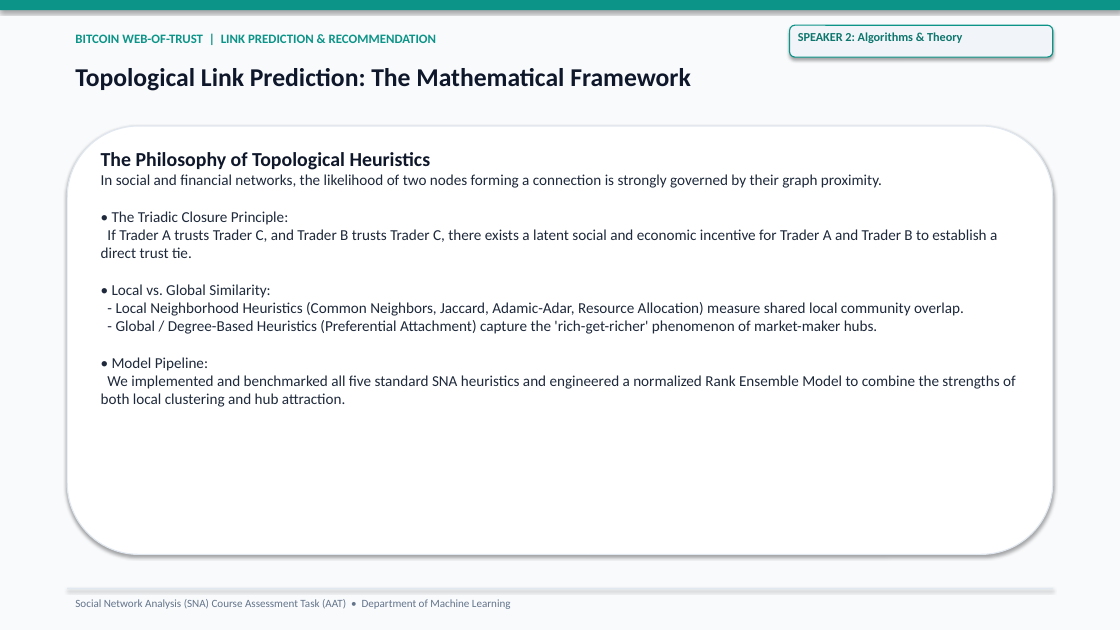
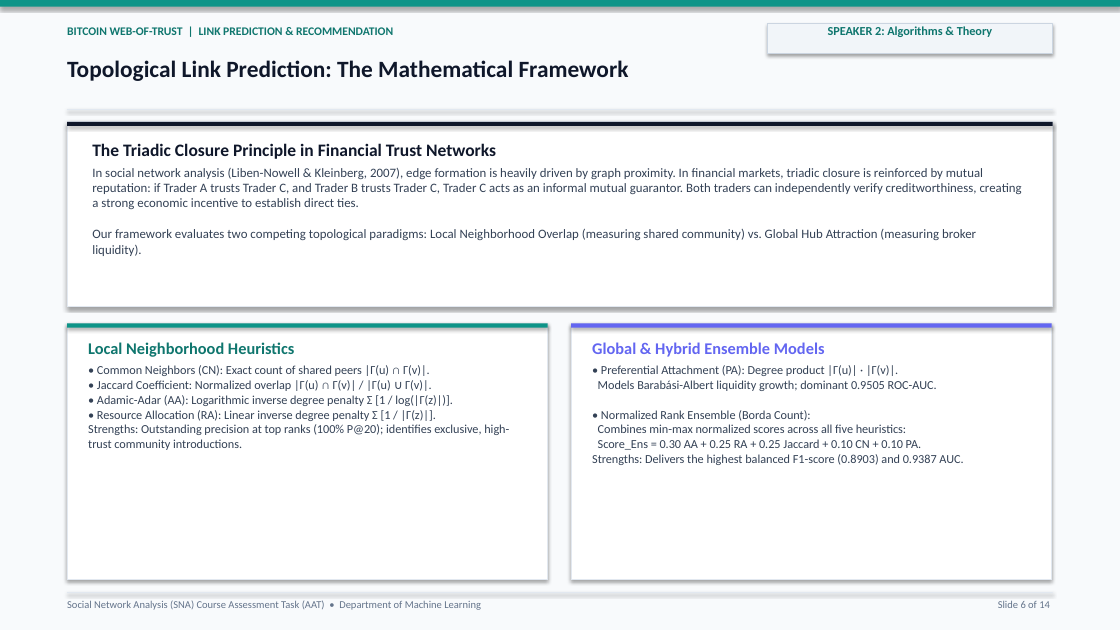
Before and after one commit to Lion4467cat/bitcoin-trust-link-prediction, a slide deck: slide 6 of slides/link_prediction_presentation.pptx. Drawn at 1120x630 pixels with LibreOffice and Linux fonts; fonts in the diff are those of the drawing. Boxes give left, top, right and bottom in pixels: in the first picture for what was removed or moved away, otherwise in the second. Text is boxed around its words. In the diff, an @@ line names an element or a change of style, - is before the commit and + after.

Commit message:
feat(ui,deck,report): overhaul side-by-side suite, light-theme 14-slide deck & publication report
- Overhaul Side-by-Side view in src/serve.py into a 3-mode interactive suite (Table+Live Graph, Trader Head-to-Head, Model vs Model) with zero canvas collapse and smooth Vis.js focus
- Redesign all 14 slides in slides/build_link_prediction_deck.py into a crisp enterprise light aesthetic (#F8FAFC) with framed figures, unclipped single-line titles, and 16/16 test tally
- Rebalance 8-page academic report in reports/build_link_prediction_report.py with sociological literature matrix, Min-Max ensemble scaling proof, metric invariants table, and fixed Unicode glyphs
- Re-export high-resolution link_prediction_precision_at_k.png with unclipped title
- All 16 unit and integration tests passing

```diff
--- a/slides/link_prediction_presentation.pptx
+++ b/slides/link_prediction_presentation.pptx
@@ text "BITCOIN WEB-OF-TRUST | LINK PREDICTION ..." at [67,27,393,35]: size 11 to 10 pt, text colour #0D9488 to #0F766E @@
@@ text "SPEAKER 2: Algorithms & Theory": place and size @@
-text "SPEAKER 2: Algorithms & Theory" at [798,32,962,43]
+text "SPEAKER 2: Algorithms & Theory" at [828,26,992,37]
@@ text "SPEAKER 2: Algorithms & Theory" at [828,26,992,37]: alignment left to centre @@
@@ rectangle: place and size @@
-rectangle at [790,25,1053,57]
+rectangle at [767,24,1053,54]
@@ rectangle at [767,24,1053,54]: rounded rectangle to rectangle; outline #0D9488 1 pt to #CBD5E1 0.75 pt @@
@@ text "Topological Link Prediction: The Mathematical ..." at [67,60,629,81]: size 22 to 20 pt @@
@@ rectangle: place and size @@
-rectangle at [67,588,1053,589]
+rectangle at [67,109,1053,110]
@@ rounded rectangle removed at [67,126,1053,555] @@
@@ rectangle added at [67,122,1053,307], fill #FFFFFF, outline #E2E8F0 1 pt @@
@@ rectangle added at [67,122,1053,126], fill #0F172A @@
@@ text added at [92,143,1022,256], 11 pt, text #334155 @@
+The Triadic Closure Principle in Financial Trust Networks
+In social network analysis (Liben-Nowell & Kleinberg, 2007), edge formation is heavily driven by graph proximity. In financial markets, triadic closure is reinforced by mutual reputation: if Trader A trusts Trader C, and Trader B trusts Trader C, Trader C acts as an informal mutual guarantor. Both traders can independently verify creditworthiness, creating a strong economic incentive to establish direct ties.
+Our framework evaluates two competing topological paradigms: Local Neighborhood Overlap (measuring shared community) vs. Global Hub Attraction (measuring broker liquidity).
@@ text removed at [101,152,1016,407] @@
-The Philosophy of Topological Heuristics
-In social and financial networks, the likelihood of two nodes forming a connection is strongly governed by their graph proximity.
-• The Triadic Closure Principle:
-If Trader A trusts Trader C, and Trader B trusts Trader C, there exists a latent social and economic incentive for Trader A and Trader B to establish a direct trust tie.
-• Local vs. Global Similarity:
-- Local Neighborhood Heuristics (Common Neighbors, Jaccard, Adamic-Adar, Resource Allocation) measure shared local community overlap.
-- Global / Degree-Based Heuristics (Preferential Attachment) capture the 'rich-get-richer' phenomenon of market-maker hubs.
-• Model Pipeline:
-We implemented and benchmarked all five standard SNA heuristics and engineered a normalized Rank Ensemble Model to combine the strengths of both local clustering and hub attraction.
@@ rectangle added at [67,323,548,580], fill #FFFFFF, outline #E2E8F0 1 pt @@
@@ rectangle added at [67,323,548,328], fill #0D9488 @@
@@ rectangle added at [571,323,1052,580], fill #FFFFFF, outline #E2E8F0 1 pt @@
@@ rectangle added at [571,323,1052,328], fill #6366F1 @@
@@ text added at [88,342,509,450], 10.5 pt, text #334155 @@
+Local Neighborhood Heuristics
+• Common Neighbors (CN): Exact count of shared peers |Γ(u) ∩ Γ(v)|.
+• Jaccard Coefficient: Normalized overlap |Γ(u) ∩ Γ(v)| / |Γ(u) ∪ Γ(v)|.
+• Adamic-Adar (AA): Logarithmic inverse degree penalty Σ [1 / log(|Γ(z)|)].
+• Resource Allocation (RA): Linear inverse degree penalty Σ [1 / |Γ(z)|].
+Strengths: Outstanding precision at top ranks (100% P@20); identifies exclusive, high-trust community introductions.
@@ text added at [592,342,963,465], 10.5 pt, text #334155 @@
+Global & Hybrid Ensemble Models
+• Preferential Attachment (PA): Degree product |Γ(u)| · |Γ(v)|.
+Models Barabási-Albert liquidity growth; dominant 0.9505 ROC-AUC.
+• Normalized Rank Ensemble (Borda Count):
+Combines min-max normalized scores across all five heuristics:
+Score_Ens = 0.30 AA + 0.25 RA + 0.25 Jaccard + 0.10 CN + 0.10 PA.
+Strengths: Delivers the highest balanced F1-score (0.8903) and 0.9387 AUC.
@@ text "Social Network Analysis (SNA) Course ..." at [67,600,481,610]: size 9.5 to 9 pt @@
@@ rectangle added at [67,592,1053,593], fill #E2E8F0 @@
@@ text added at [998,601,1050,608], 9 pt, text #64748B @@
+Slide 6 of 14
```
Also in this commit, not shown: 13 other slides changed, 12 other files.
